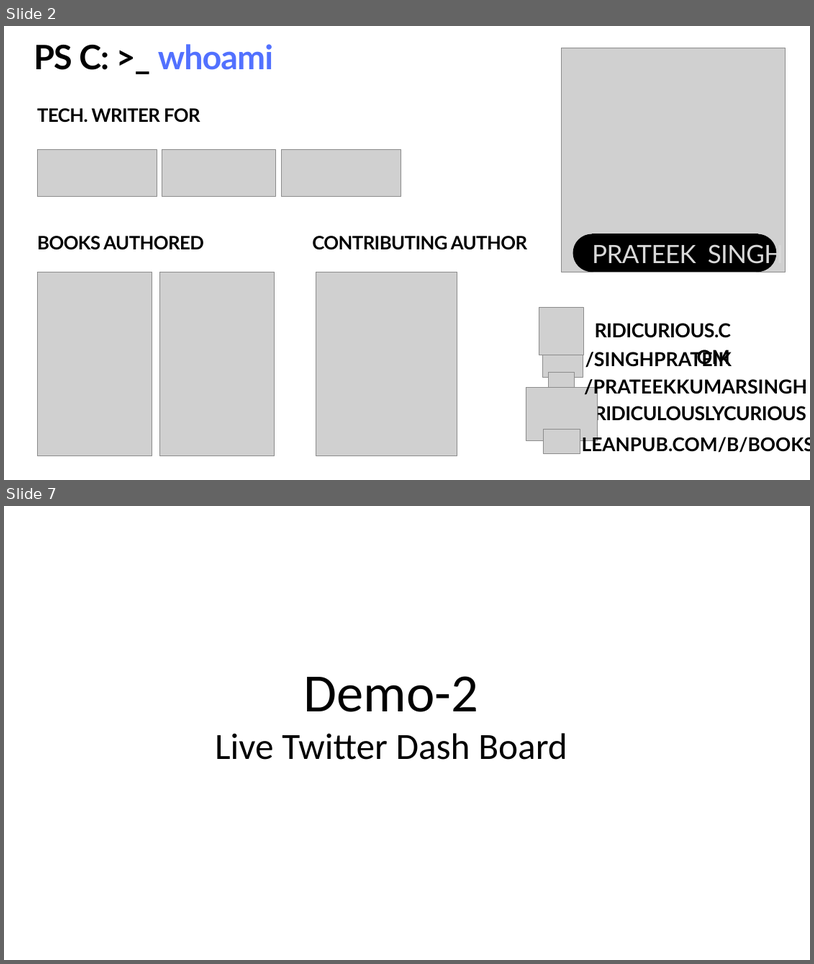
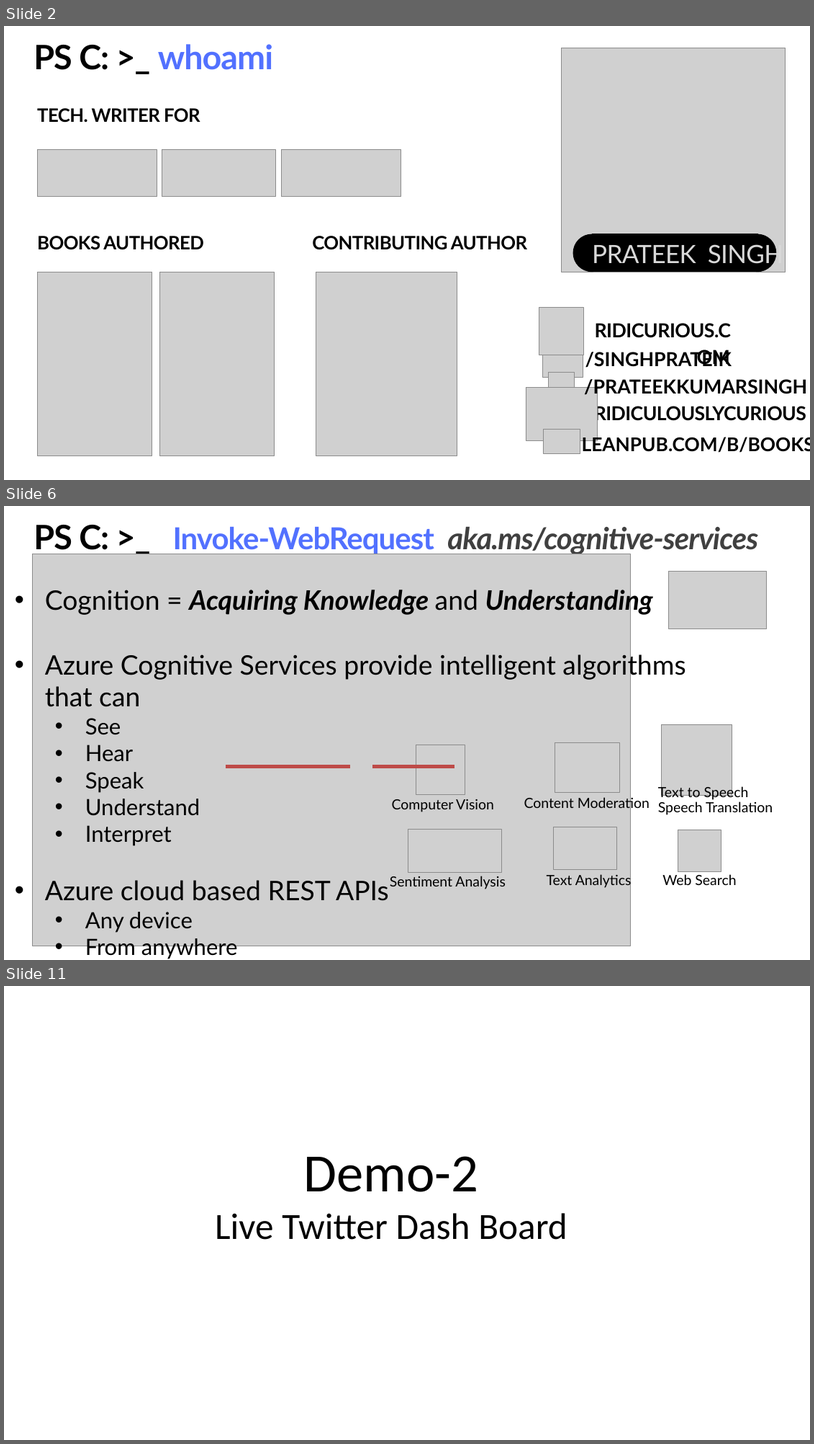
Before and after one commit to PrateekKumarSingh/Presentations, a slide deck: Power-of-the-Console/ppt/Power-of-the-console.pptx. Shown one above the other, each under a label of ours: slides 2 and 7 before the commit, slides 2, 6 and 11 after it; the slides between them are not shown. The pictures are 814x964 and 814x1444 pixels, drawn with LibreOffice and Linux fonts; fonts in the diff are those of the drawing; grey boxes stand for pictures; background and template pictures are left out. Boxes give left, top, right and bottom in pixels: in the first picture for what was removed or moved away, otherwise in the second. Text is boxed around its words. In the diff, an @@ line names an element or a change of style, - is before the commit and + after.

```diff
--- a/Power-of-the-Console/ppt/Power-of-the-console.pptx
+++ b/Power-of-the-Console/ppt/Power-of-the-console.pptx
@@ slide 6 added at (4, 506, 810, 960), background picture (left out) @@
@@ text added at (34, 525, 759, 556), 54 pt, text #404040, bold, italic @@
+PS C: >_ Invoke-WebRequest aka.ms/cognitive-services
@@ picture added at (32, 554, 630, 945) @@
@@ text added at (45, 587, 686, 932), 48 pt, text #000000 @@
+• Cognition = Acquiring Knowledge and Understanding
+• Azure Cognitive Services provide intelligent algorithms that can
+    • See
+    • Hear
+    • Speak
+    • Understand
+    • Interpret
+• Azure cloud based REST APIs
+    • Any device
+    • From anywhere
@@ picture added at (669, 571, 767, 628) @@
@@ picture added at (556, 743, 620, 793) @@
@@ picture added at (661, 724, 732, 795) @@
@@ picture added at (416, 745, 466, 794) @@
@@ line added from (226, 767) to (350, 767), #BF4C48 6 pt @@
@@ line added from (373, 767) to (455, 767), #BF4C48 6 pt @@
@@ text added at (658, 785, 749, 800), 25 pt, text #000000 @@
+Text to Speech
@@ text added at (392, 799, 494, 812), 25 pt, text #000000 @@
+Computer Vision
@@ text added at (525, 796, 650, 811), 25 pt, text #000000 @@
+Content Moderation
@@ text added at (658, 801, 773, 815), 25 pt, text #000000 @@
+Speech Translation
@@ picture added at (409, 829, 502, 872) @@
@@ picture added at (553, 827, 617, 869) @@
@@ picture added at (679, 829, 722, 871) @@
@@ text added at (390, 875, 506, 889), 25 pt, text #000000 @@
+Sentiment Analysis
@@ text added at (547, 873, 632, 888), 25 pt, text #000000 @@
+Text Analytics
@@ text added at (663, 874, 736, 885), 25 pt, text #000000 @@
+Web Search
@@ what was slide 7 is now slide 11 @@
```
Also in this commit, not shown: 4 slides changed, 7 other slides added, 3 slides removed, 41 other files.
